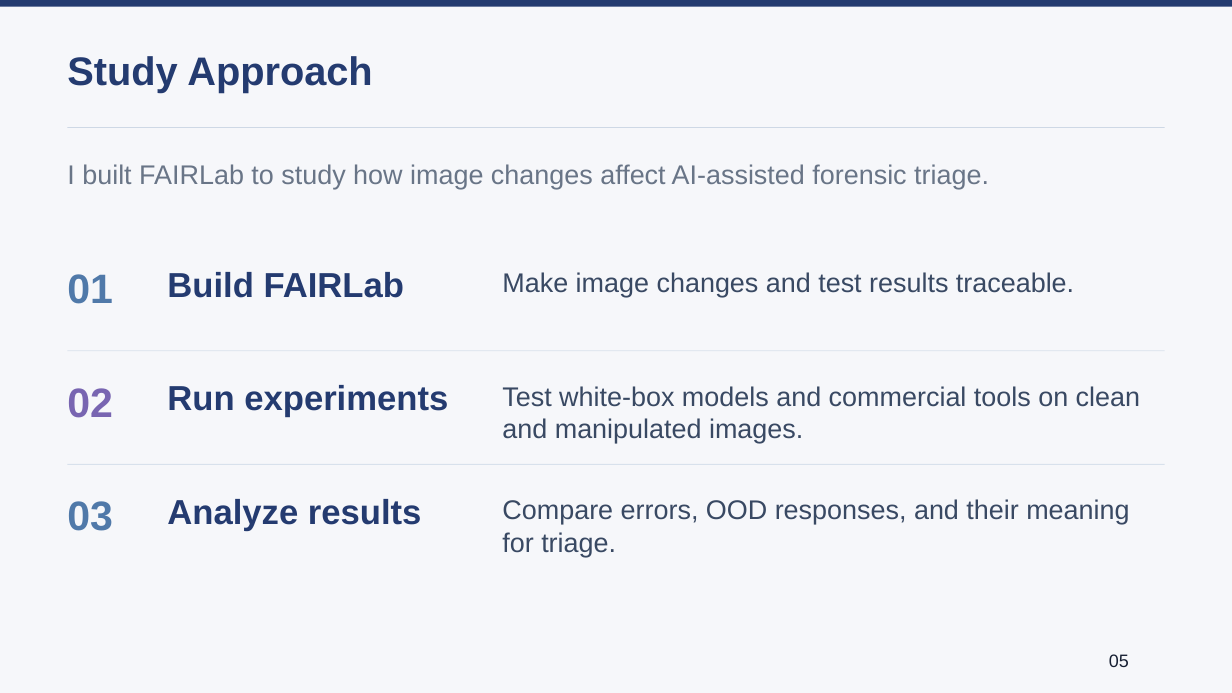
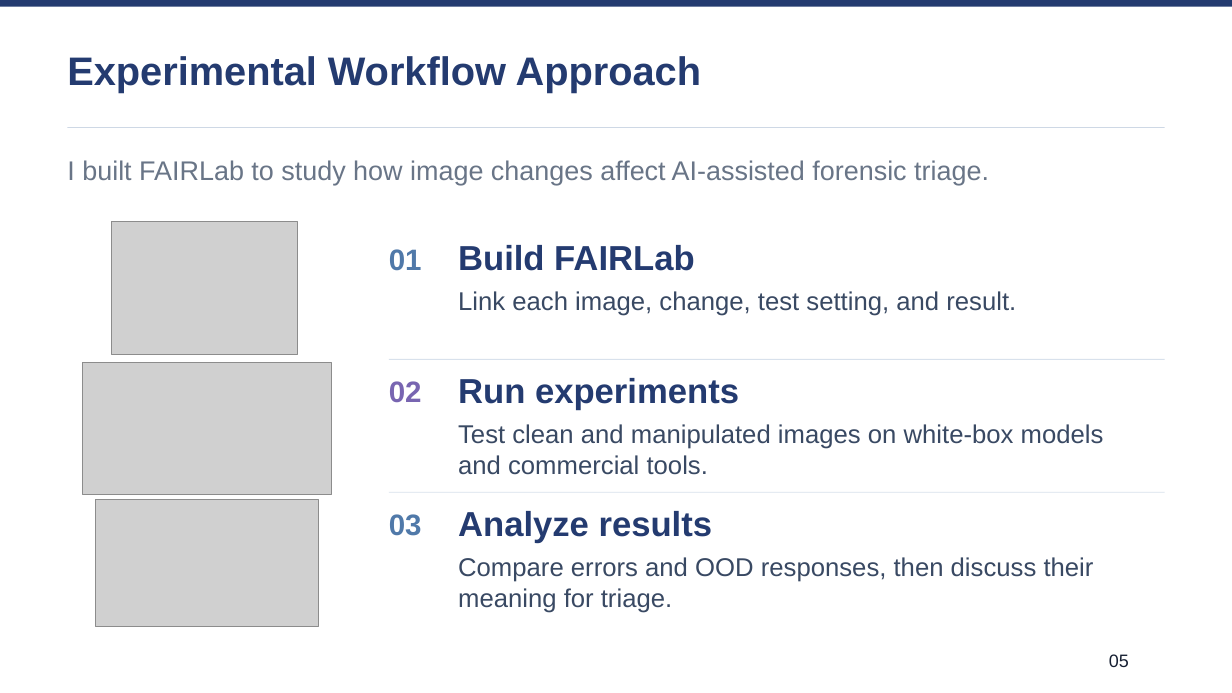
Before and after one commit to lmolinario/Molinario_Thesis_Defense_2026, a slide deck: slide 6 of Molinario_Thesis_Defense_2026.pptx. Drawn at 1232x693 pixels with LibreOffice and Linux fonts; fonts in the diff are those of the drawing; grey boxes stand for pictures. Boxes give left, top, right and bottom in pixels: in the first picture for what was removed or moved away, otherwise in the second. Text is boxed around its words. In the diff, an @@ line names an element or a change of style, - is before the commit and + after.

```diff
--- a/Molinario_Thesis_Defense_2026.pptx
+++ b/Molinario_Thesis_Defense_2026.pptx
@@ background #F6F7FA to #FFFFFF @@
@@ text at box(67, 56, 701, 92): text changed @@
-Study Approach
+Experimental Workflow Approach
@@ text "I built FAIRLab to study ...": place and size @@
-text "I built FAIRLab to study ..." at box(67, 164, 989, 189)
+text "I built FAIRLab to study ..." at box(67, 160, 989, 186)
@@ picture added at box(112, 222, 298, 355) @@
@@ text "Build FAIRLab": place and size @@
-text "Build FAIRLab" at box(167, 272, 404, 298)
+text "Build FAIRLab" at box(458, 245, 694, 271)
@@ text "01": place and size @@
-text "01" at box(67, 274, 113, 304)
+text "01" at box(389, 249, 422, 271)
@@ text added at box(458, 291, 1016, 316), 20 pt, text #394963 @@
+Link each image, change, test setting, and result.
@@ text removed at box(502, 272, 1074, 297) @@
-Make image changes and test results traceable.
@@ picture added at box(82, 363, 331, 495) @@
@@ text "02": place and size @@
-text "02" at box(67, 388, 113, 418)
+text "02" at box(389, 381, 422, 402)
@@ rectangle: place and size @@
-rectangle at box(67, 350, 1165, 351)
+rectangle at box(389, 360, 1165, 360)
@@ text "Run experiments": place and size @@
-text "Run experiments" at box(167, 385, 448, 418)
+text "Run experiments" at box(458, 378, 739, 410)
@@ text at box(458, 424, 1104, 475): text changed; size 21 to 20 pt @@
-Test white-box models and commercial tools on clean and manipulated images.
+Test clean and manipulated images on white-box models and commercial tools.
@@ picture added at box(96, 500, 319, 628) @@
@@ size 32 to 23 pt in 3 elements at box(389, 249, 422, 271), box(389, 381, 422, 402), box(389, 514, 422, 536) @@
@@ text "03": place and size @@
-text "03" at box(67, 501, 113, 531)
+text "03" at box(389, 514, 422, 536)
@@ rectangle: place and size @@
-rectangle at box(67, 464, 1165, 465)
+rectangle at box(389, 492, 1165, 493)
@@ text "Analyze results": place and size @@
-text "Analyze results" at box(167, 499, 422, 531)
+text "Analyze results" at box(458, 511, 713, 543)
@@ text at box(458, 557, 1094, 613): text changed; size 21 to 20 pt @@
-Compare errors, OOD responses, and their meaning for triage.
+Compare errors and OOD responses, then discuss their meaning for triage.
```
Also in this commit, not shown: 11 other slides changed.
